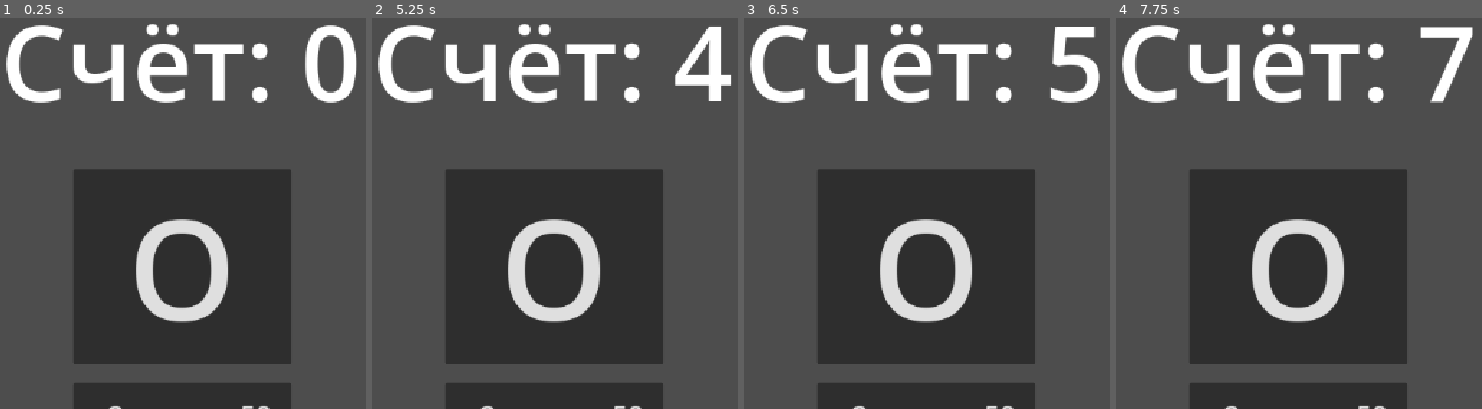
Above: before the commit, frames 1-4 (left to right).
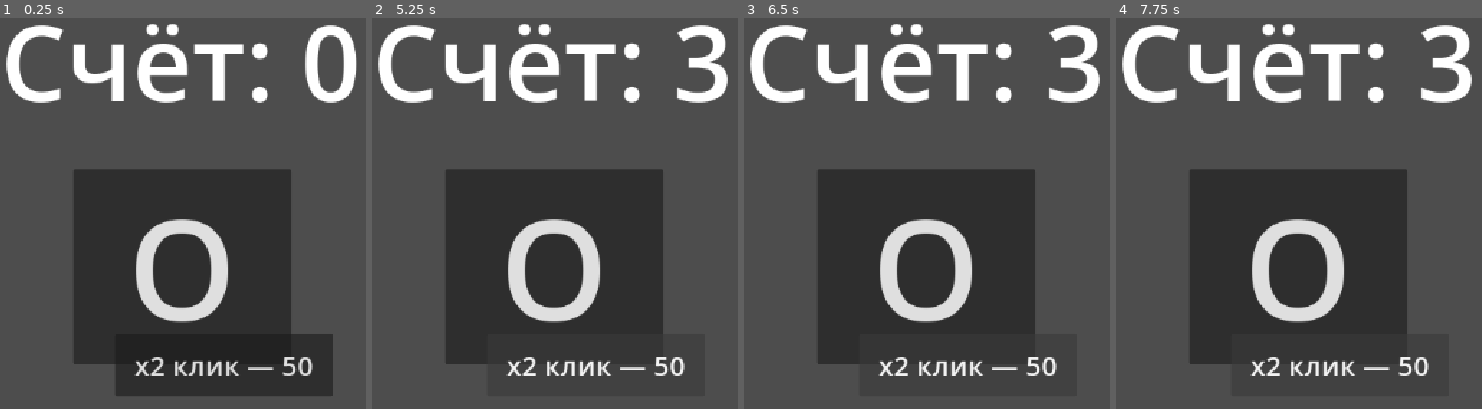
Above: after the commit, the same moments.

Repository: k98879971-bit/-
Game: Godot game, scene res://control.tscn
The game is run twice, just before and just after one commit, with the same random seed, the same clock (stepped at 60 frames per second) and the same inputs.
Inputs (mouse positions are in pixels of both pictures, inside the frame that each line leads up to):
- Up to frame 1 (0.25 s): no input
- Up to frame 2 (5.25 s): click "O" at 0.5 s; click (595, 365) at 1.25 s, where only the run after the commit has a clickable "x2 клик — 50"; click "O" at 2 s; click (595, 365) at 2.75 s, where only the run after the commit has a clickable "x2 клик — 50"; click "O" at 3.5 s; click (595, 365) at 4.25 s, where only the run after the commit has a clickable "x2 клик — 50"; tap Enter at 5 s
- Up to frame 3 (6.5 s): tap Space at 5.75 s
- Up to frame 4 (7.75 s): tap Enter at 6.5 s; tap Space at 7.25 s

The runs differ from the first frame. In frame 1, 6.2% of the frame differs, in the area x 20-91%, y 80-100%; in frame 2, 4.7%; in frame 3, 4.0%; in frame 4, 4.4%.

Commit message:
fix: сдвинуть кнопку магазина выше и правее

Diff:
--- a/control.tscn
+++ b/control.tscn
@@ -31,10 +31,10 @@
 
 [node name="ShopButton" type="Button" parent="." unique_id=27179283]
 layout_mode = 0
-offset_left = 395.0
-offset_top = 610.0
-offset_right = 709.0
-offset_bottom = 700.0
+offset_left = 455.0
+offset_top = 540.0
+offset_right = 769.0
+offset_bottom = 630.0
 theme_override_font_sizes/font_size = 40
 text = "x2 клик — 50"
 
